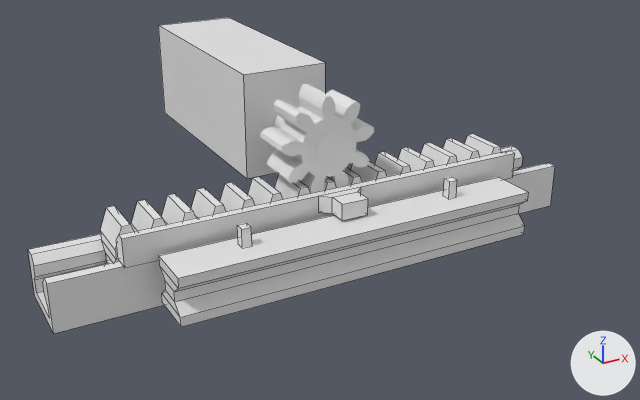
One commit to the Blender file weichenmotor.blend: the scene before it, then after it.
Rendered twice from a camera (50 mm lens) standing at (-42.3, -79.5, 42.8) and looking at (3.3, 3.3, 1.3). Arrows for +X, +Y and +Z are at lower right; the lights stay in place. The picture after the commit comes second. Mesh edges are drawn as thin lines on the coarser meshes.

Objects in the first picture: 'Cube', 'Rack_M1_Pa20_Z15', 'Spur_M1_Pa20_Z9', 'guiderail', 'motor-axle', 'motor-housing'.
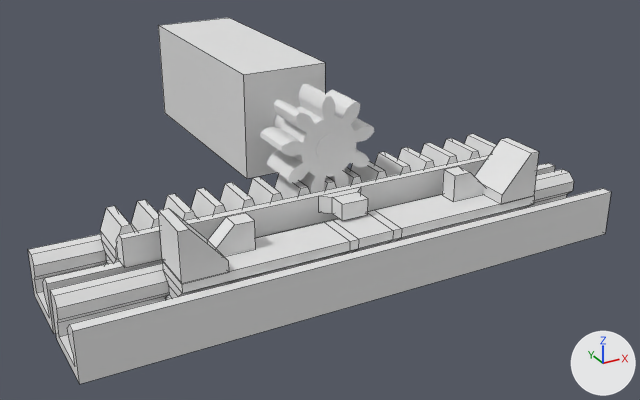
Where the change shows, as pixel boxes [x1, y1, x2, y2] in the pictures (640 x 400 px):
'guiderail.001', added
    after: [50, 169, 611, 384]
'Cube', reshaped, moved
    before: [159, 177, 528, 327]
    after: [158, 138, 539, 300]
part 1 of me_cube_003, built on
    before: [159, 177, 528, 327]
    after: [158, 138, 539, 296]

What the commit changed:
me_cube_003 is used by ob_cube; location (0.0, -10.5, 2.5); scale (40.0, 5.0, 5.0).
me_cube_003 had 40 vertices, 34 faces and spanned x -0.5..0.5, y -0.5..0.5, z -0.5..0.88.
me_cube_003 now has 108 vertices, 100 faces and spans x -0.5..0.5, y -0.5..0.5, z -0.5..1.5.
Part 1, on me_cube_003:
4 vertices are removed from x 0.288..0.312, y 0.06..0.26, z 0.48.
18 faces are deleted.
12 vertices move from x -0.312..0.312, y 0.06..0.26, z 0.48..0.88 to x -0.413..0.413, y 0.1..0.5, z 0.48..1.08.
22 vertices are added at x -0.5..0.5, y -0.5..0.5, z -0.3..1.5.
12 new vertices lie (-0.426, 0.0, 0.0) away from vertices in x 0.5, y -0.5..0.5, z -0.5..0.5.
12 new vertices lie (0.426, 0.0, 0.0) away from vertices in x -0.5, y -0.5..0.5, z -0.5..0.5.
8 new vertices lie (0.024, 0.0, 0.0) away from vertices in x -0.074, y -0.5..0.5, z -0.1..0.5.
8 new vertices lie (-0.024, 0.0, 0.0) away from vertices in x 0.074, y -0.5..0.5, z -0.1..0.5.
10 new vertices lie (0.0, 1.0, 0.0) away from vertices in x -0.5..0.5, y -0.5, z 0.48..1.5.
84 new faces join them.
Object 'Cube' (ob_cube) moves from (0.0, -10.5, 2.5) to (0.0, -11.5, 2.5).
Object 'guiderail.001' (ob_guiderail_001) is new; it shows a copy of the mesh of ob_guiderail.
Its location is (0.0, -11.5, -1.5).
